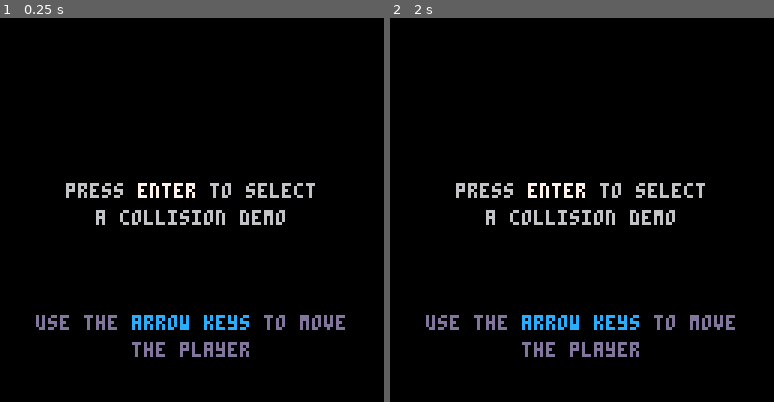
Above: before the commit, frames 1-2 (left to right).
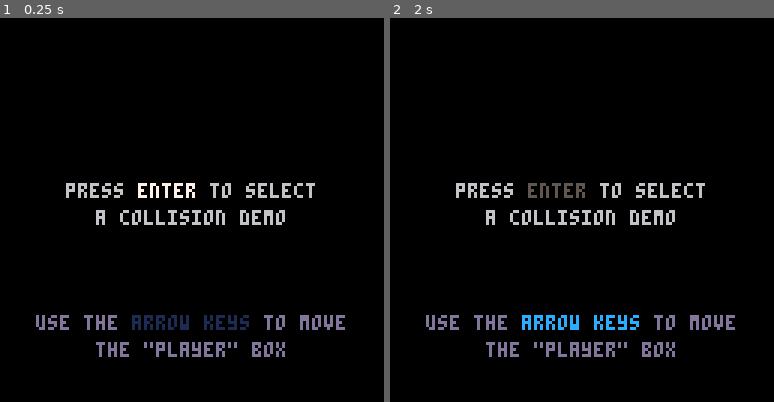
Above: after the commit, the same moments.

Repository: freeCodeCampGuam/GameDevBootcamp
Game: PICO-8 cartridge tips_n_tricks/week3/collisions.p8
Two runs of this game, one before a commit and one after it. Both use one fixed random seed, a clock stepped at 60 frames per second and the inputs below.
Inputs:
- Up to frame 1 (0.25 s): no input
- Up to frame 2 (2 s): hold Right from 1.6 s (still down)

The runs differ from the first frame. In frame 1, 1.3% of the frame differs, in the area x 25-75%, y 77-89%; in frame 2, 1.0%.

Commit message:
flashy controls

Diff:
--- a/tips_n_tricks/week3/collisions.p8
+++ b/tips_n_tricks/week3/collisions.p8
@@ -121,19 +121,19 @@
 end
 
 function update_title()
-
+	t+=1
 end
 
 function draw_title()
 	cls()
 	printf({'press ','enter ','to select'},
-								64, 58, {6,7,6}, true)
+								64, 58, {6,t%80<40 and 7 or 5,6}, true)
 	printc('a collision demo',64, 64, 6)
 
 	s = 'use the arrow keys to move'
 	printf({'use the ','arrow keys ','to move'},
-								64, 102, {13,12,13}, true)
-	printc('the player', 64, 108, 13)
+								64, 102, {13,t%80>40 and 12 or 1,13}, true)
+	printc('the "player" box', 64, 108, 13)
 end
 
 --- helpers ---
